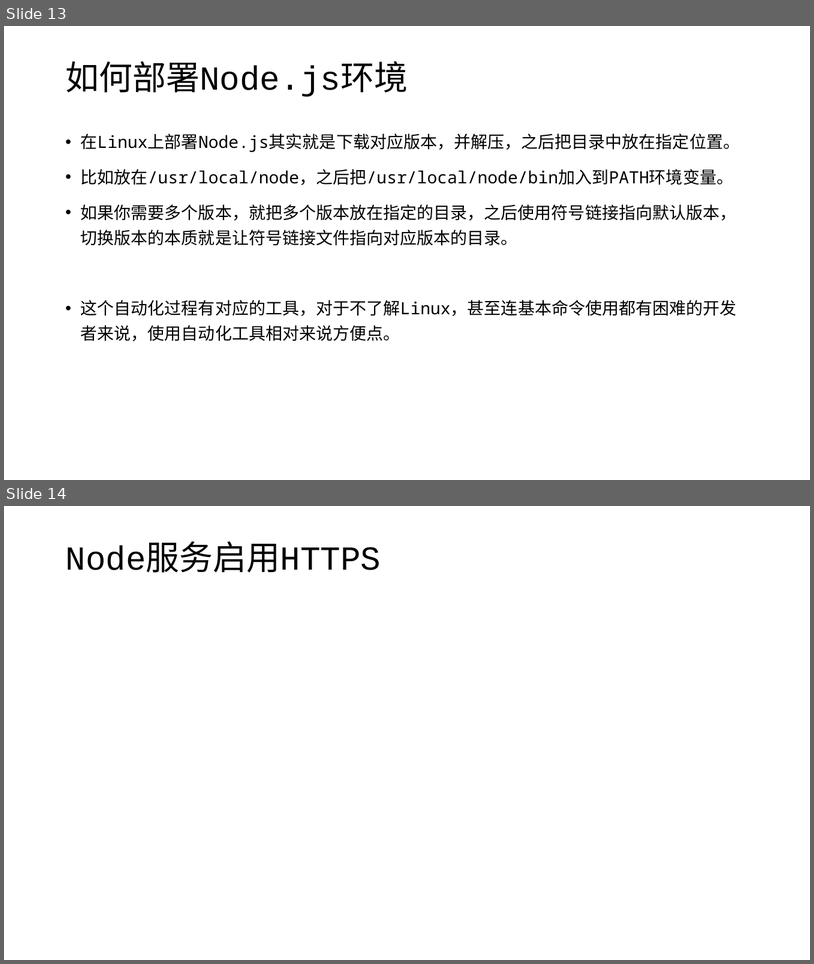
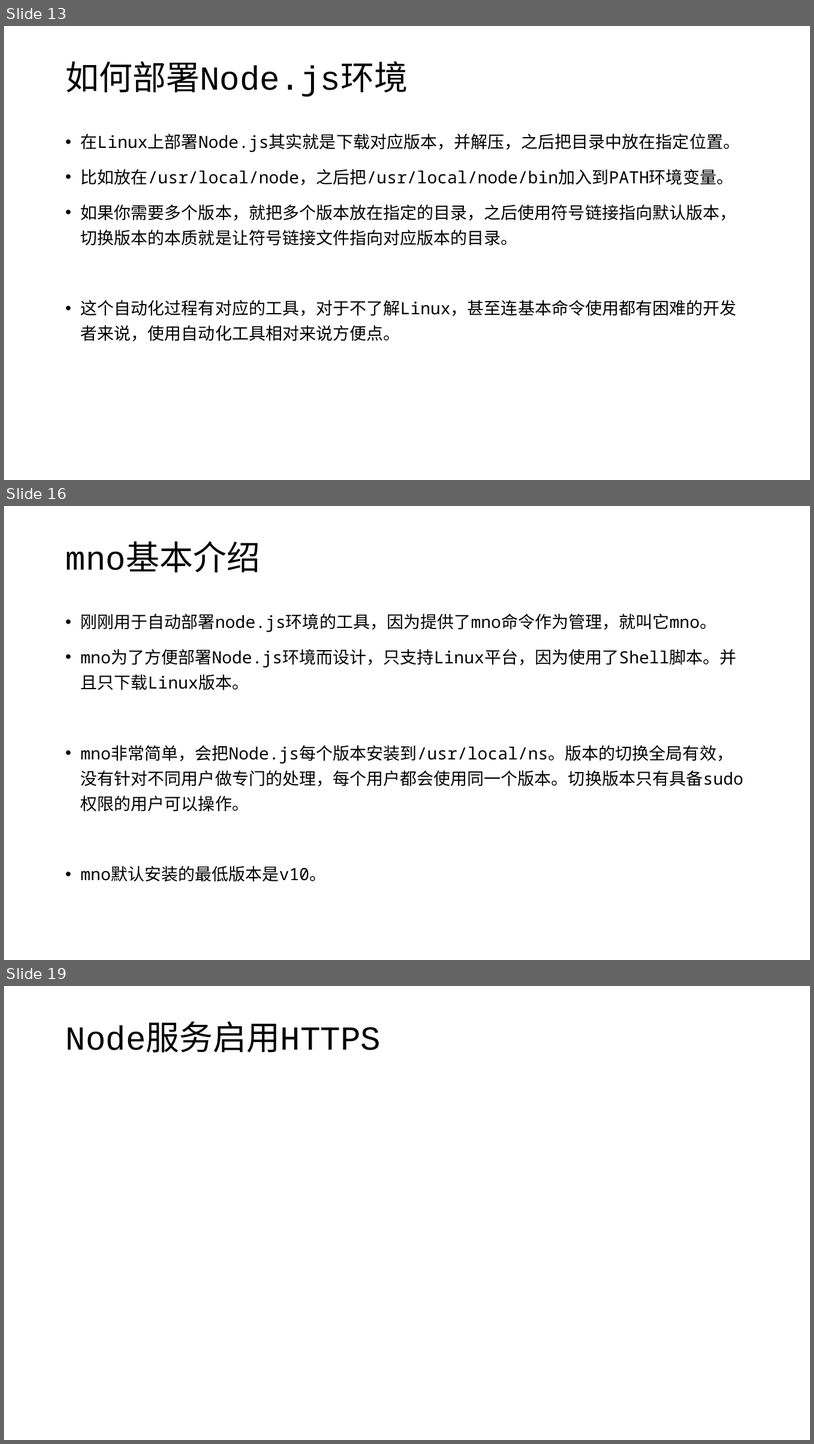
Before and after one commit to edu2act/course-wechat-and-miniprogram, a slide deck: materials/ch06/ch06-服务端和远程请求.pptx. Shown one above the other, each under a label of ours: slides 13 and 14 before the commit, slides 13, 16 and 19 after it; the slides between them are not shown. The pictures are 814x964 and 814x1444 pixels, drawn with LibreOffice and Linux fonts; fonts in the diff are those of the drawing. Boxes give left, top, right and bottom in pixels: in the first picture for what was removed or moved away, otherwise in the second. Text is boxed around its words. In the diff, an @@ line names an element or a change of style, - is before the commit and + after.

```diff
--- a/materials/ch06/ch06-服务端和远程请求.pptx
+++ b/materials/ch06/ch06-服务端和远程请求.pptx
@@ slide 16 added at (x1=4, y1=506, x2=810, y2=960), background #FFFFFF @@
@@ title added at (x1=65, y1=546, x2=260, y2=573), 40 pt, text #000000 @@
+mno基本介绍
@@ text added at (x1=81, y1=613, x2=744, y2=882), 20 pt, text #000000 @@
+• 刚刚用于自动部署node.js环境的工具，因为提供了mno命令作为管理，就叫它mno。
+• mno为了方便部署Node.js环境而设计，只支持Linux平台，因为使用了Shell脚本。并且只下载Linux版本。
+• mno非常简单，会把Node.js每个版本安装到/usr/local/ns。版本的切换全局有效，没有针对不同用户做专门的处理，每个用户都会使用同一个版本。切换版本只有具备sudo权限的用户可以操作。
+• mno默认安装的最低版本是v10。
@@ what was slide 14 is now slide 19 @@
```
Also in this commit, not shown: 4 other slides added, 13 other files.
